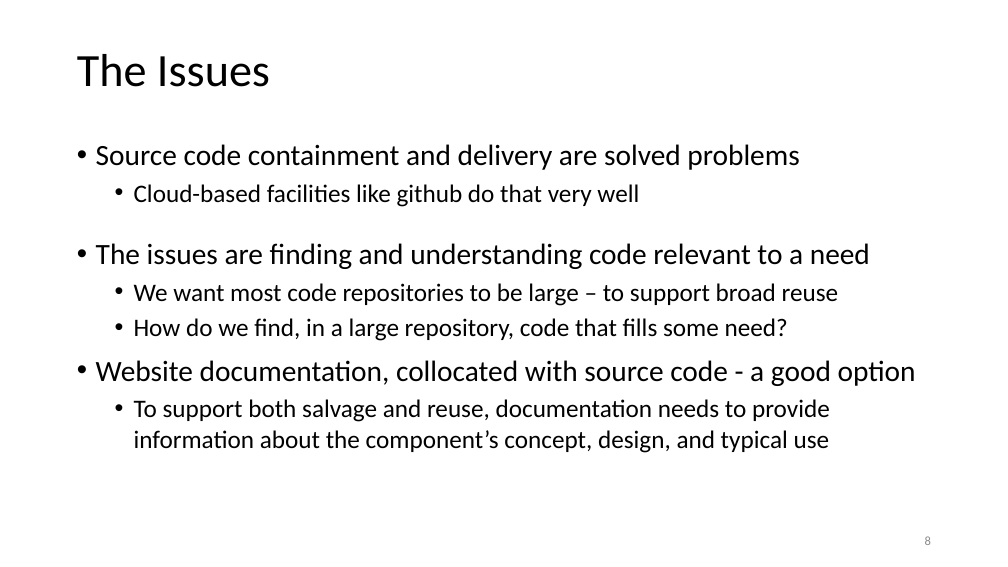
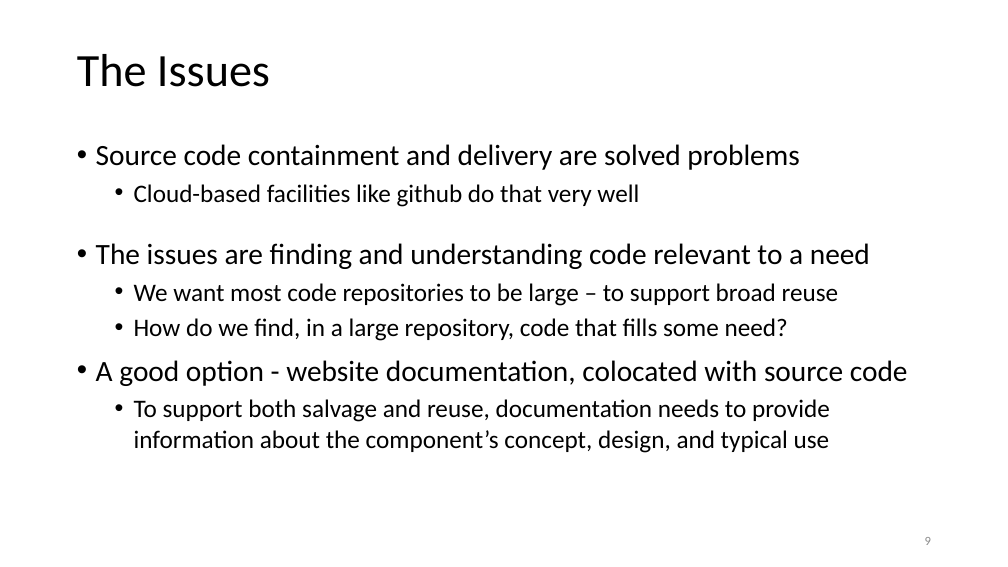
Before and after one commit to JimFawcett/JimFawcett.github.io, a slide deck: slide 9 of Resources/PublishingSourceCode.pptx (slide 8 before the commit). Drawn at 1008x567 pixels with LibreOffice and Linux fonts; fonts in the diff are those of the drawing. Boxes give left, top, right and bottom in pixels: in the first picture for what was removed or moved away, otherwise in the second. Text is boxed around its words. In the diff, an @@ line names an element or a change of style, - is before the commit and + after.

```diff
--- a/Resources/PublishingSourceCode.pptx
+++ b/Resources/PublishingSourceCode.pptx
@@ text at [96,360,908,386]: text changed @@
-• Website documentation, collocated with source code - a good option
+• A good option - website documentation, colocated with source code
```
Also in this commit, not shown: 9 other slides changed, 1 other file.
